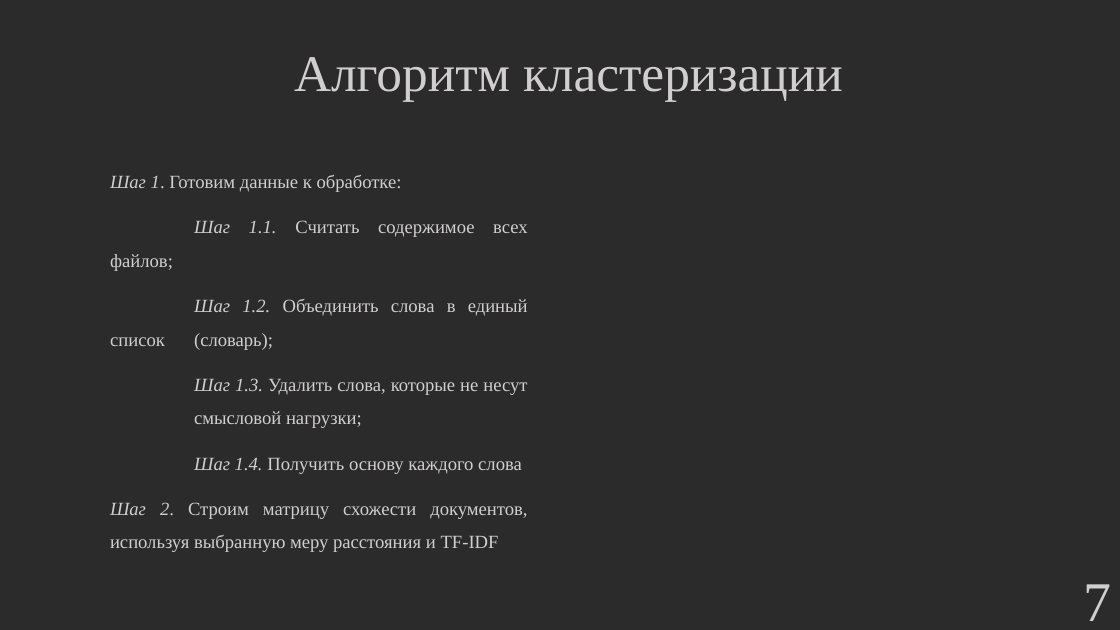
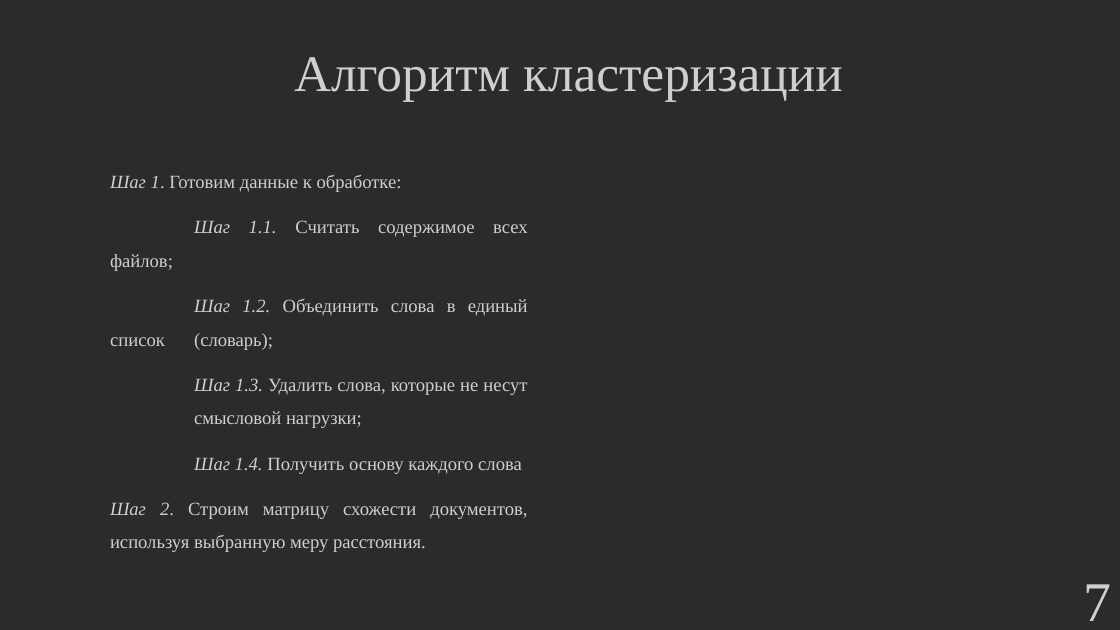
Before and after one commit to hetikk/diplom, a slide deck: slide 7 of docs/Презентация.pptx. Drawn at 1120x630 pixels with LibreOffice and Linux fonts; fonts in the diff are those of the drawing; grey boxes stand for pictures; background and template pictures are left out; a plain dark background stands for a picture behind light text. Boxes give left, top, right and bottom in pixels: in the first picture for what was removed or moved away, otherwise in the second. Text is boxed around its words. In the diff, an @@ line names an element or a change of style, - is before the commit and + after.

```diff
--- a/docs/Презентация.pptx
+++ b/docs/Презентация.pptx
@@ text at [110, 502, 527, 552]: text changed @@
-Шаг 2. Строим матрицу схожести документов, используя выбранную меру расстояния и TF-IDF
+Шаг 2. Строим матрицу схожести документов, используя выбранную меру расстояния.
```
Also in this commit, not shown: 15 other slides changed, 4 slides removed, 2 other files.
